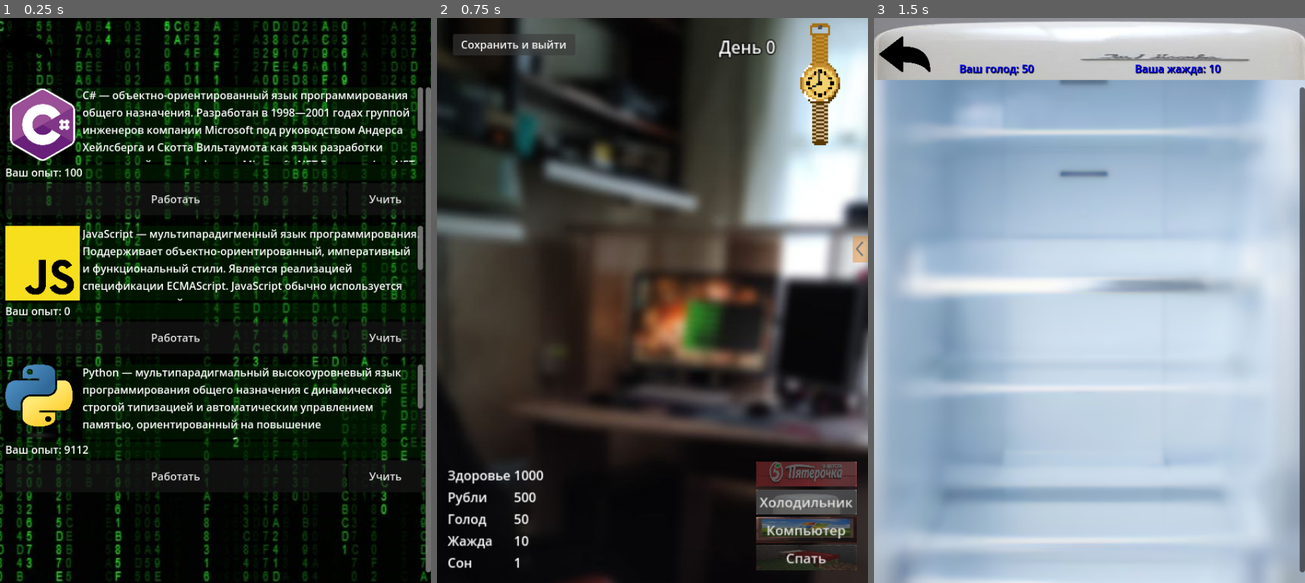
Above: before the commit, frames 1-3 (left to right).
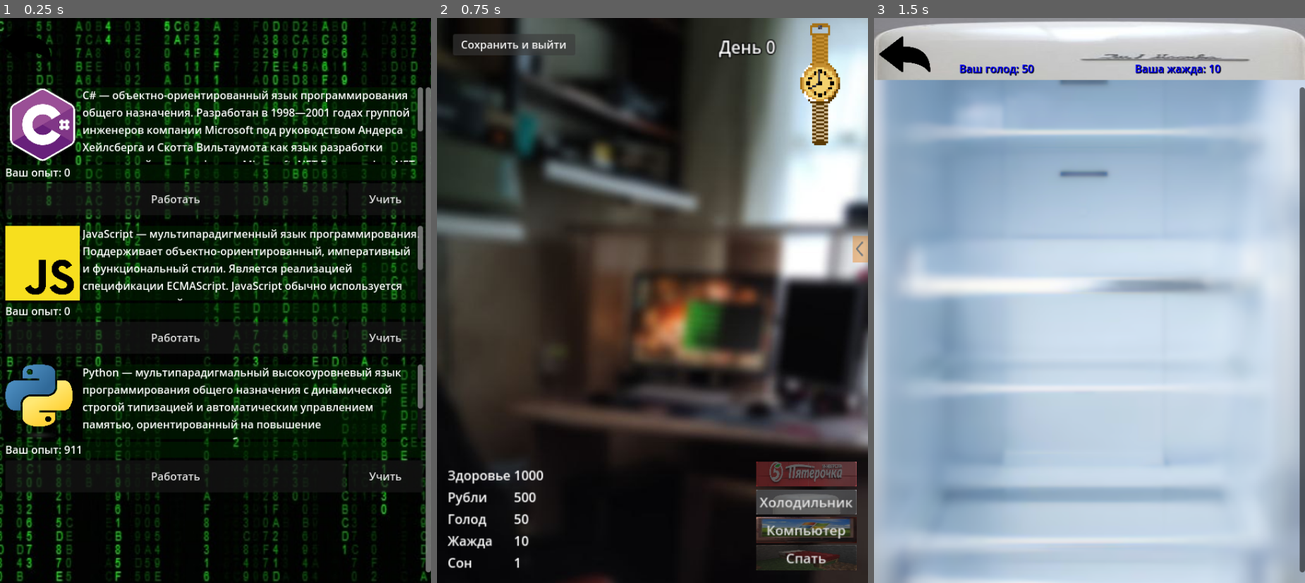
Above: after the commit, the same moments.

Repository: chunchunmaru0000/programmwriter-simulator
Game: Godot game, scene res://scenes/work.tscn
Two runs of this game, one before a commit and one after it. Both use one fixed random seed, a clock stepped at 60 frames per second and the inputs below. This scene is started directly instead of the project's main scene.
Inputs (mouse positions are in pixels of both pictures, inside the frame that each line leads up to):
- Up to frame 1 (0.25 s): no input
- Up to frame 2 (0.75 s): click (462, 46) at 0.5 s
- Up to frame 3 (1.5 s): click "Холодильник" at 1.25 s

The runs differ from the first frame. In frame 1, less than 0.1% of the frame differs, in the area x 14-21%, y 26-78%; in frame 2, nothing differs; in frame 3, nothing differs.

Commit message:
new proper lang datas

Diff:
--- a/scripts/Singleton.gd
+++ b/scripts/Singleton.gd
@@ -45,6 +45,7 @@
 var tabs: bool = true
 
 var learn: bool = false
+var didexps: Dictionary
 
 
 func clear() -> void:
@@ -68,6 +69,10 @@
 	for ill in ills:
 		if ills[ill].active:
 			ills_strs.append(ill)
+
+	var didexp_strs = []
+	for n in didexps:
+		didexp_strs.append(n + '<did>' + didexps[n].did + '<exp>' + str(didexps[n].exp))
 
 	var data_str: String = "\n".join([
 		"hp " + str(hp),
@@ -78,6 +83,7 @@
 		"time " + str(time),
 		"uslugi " + "<usluga>".join(uslugi_strs),
 		"ills " + "<ill>".join(ills_strs),
+		"didexps " + "<didexp>".join(didexp_strs)
 	])
 	for product in fridge:
 		var effects_str: String
@@ -140,7 +146,15 @@
 			if ill in ills:
 				ills[ill].active = true
 
-	var lines_was = 8
+	var didexp_str: String = ' '.join(lines[8].split(' ').slice(1))
+	if didexp_str:
+		var didexp_strs = didexp_str.split('<didexp>')
+		for des in didexp_strs:
+			var nde = des.split('<exp>')
+			var nd = nde[0].split('<did>')
+			didexps[nd[0]] = DidExp.new(nd[1], int(nde[1]))
+
+	var lines_was = 9
 	for i in lines.size() - lines_was:
 		var line_data = lines[i + lines_was].split("<product_param>")
 
@@ -409,3 +423,12 @@
 		self.active = active
 		self.damage_per_hour = damage_per_hour
 		self.desc = desc
+
+
+class DidExp:
+	var did: String
+	var exp: int
+
+	func _init(did: String, exp: int) -> void:
+		self.did = did
+		self.exp = exp
--- a/scripts/chrome.gd
+++ b/scripts/chrome.gd
@@ -86,15 +86,35 @@
 			var data_path: String = lang_path + "data.txt"
 
 			var data_text = FileAccess.open(data_path, FileAccess.READ).get_as_text().split('\n')
-
-			var lang_data: LangData = LangData.new(
-				int(data_text[0].split('=')[1].strip_edges()),
+			var lang_data: LangData
+
+			var exp: int
+			var did: Array
+
+			if lang_name in Singleton.didexps:
+				exp = Singleton.didexps[lang_name].exp
+				did = [] if Singleton.didexps[lang_name].did == '' else Array(Singleton.didexps[lang_name].did.split('|')).map(func(num: String): return int(num))
+			else:
+				exp = 0
+				did = []
+				Singleton.didexps[lang_name] = Singleton.DidExp.new('', 0)
+
+			lang_data = LangData.new(
+				exp,
+				data_text[0].split('=')[1].strip_edges() == '1',
 				data_text[1].split('=')[1].strip_edges() == '1',
-				data_text[2].split('=')[1].strip_edges() == '1',
-				[] if data_text[3].strip_edges() == 'did=' else Array(data_text[3].split('=')[1].split('|')).map(func(num: String): return int(num)),
-				data_text[4].split('=')[1].strip_edges(),
-				data_text[5].split('=')[1].strip_edges()
+				did,
+				data_text[2].split('=')[1].strip_edges(),
+				data_text[3].split('=')[1].strip_edges()
 			)
+			#lang_name = LangData.new(
+				#0 if not lang_name in Singleton.didexps else Singleton.didexps[lang_name].exp,
+				#data_text[1].split('=')[1].strip_edges() == '1',
+				#data_text[2].split('=')[1].strip_edges() == '1',
+				#[] if data_text[3].strip_edges() == 'did=' else Array(data_text[3].split('=')[1].split('|')).map(func(num: String): return int(num)),
+				#data_text[4].split('=')[1].strip_edges(),
+				#data_text[5].split('=')[1].strip_edges()
+			#)
 
 			var img = Image.new()
 			var texture = ImageTexture.new()
@@ -553,9 +573,9 @@
 	draw_money_of(tasks)
 
 
-func do_combo_box(combo_box: OptionButton) -> OptionButton:
+func do_combo_box() -> OptionButton:
 	var combo_box_style: StyleBoxFlat = preload("res://pc_images/chrome/money/offer_panel_style.tres")
-	combo_box = OptionButton.new()
+	var combo_box = OptionButton.new()
 	combo_box.text_overrun_behavior = TextServer.OVERRUN_TRIM_CHAR
 	combo_box.add_theme_font_size_override('font_size', 14)
 	combo_box.add_theme_color_override('font_color', Color('#000000'))
@@ -612,22 +632,22 @@
 	title.custom_minimum_size = Vector2(text_wide, 30)
 
 
-	combo_box_lan = do_combo_box(combo_box_lan)
+	combo_box_lan = do_combo_box()
 	var hbox_lan: HBoxContainer = HBoxContainer.new()
 	hbox_lan.add_child(do_label("Язык: "))
 	hbox_lan.add_child(combo_box_lan)
 
-	combo_box_hard = do_combo_box(combo_box_hard)
+	combo_box_hard = do_combo_box()
 	var hbox_hard: HBoxContainer = HBoxContainer.new()
 	hbox_hard.add_child(do_label("Сложность: "))
 	hbox_hard.add_child(combo_box_hard)
 
-	combo_box_exp = do_combo_box(combo_box_exp)
+	combo_box_exp = do_combo_box()
 	var hbox_exp: HBoxContainer = HBoxContainer.new()
 	hbox_exp.add_child(do_label("Стаж языка: "))
 	hbox_exp.add_child(combo_box_exp)
 
-	combo_box_money = do_combo_box(combo_box_money)
+	combo_box_money = do_combo_box()
 	var hbox_money: HBoxContainer = HBoxContainer.new()
 	hbox_money.add_child(do_label("Бюджет: "))
 	hbox_money.add_child(combo_box_money)
--- a/scripts/fridge.gd
+++ b/scripts/fridge.gd
@@ -154,5 +154,4 @@
 
 
 func _on_back_button_pressed() -> void:
-	Singleton.save_progress()
-	get_tree().change_scene_to_file("res://scenes/game.tscn")
+	Singleton.go_to("res://scenes/game.tscn")
--- a/scripts/menu.gd
+++ b/scripts/menu.gd
@@ -38,6 +38,6 @@
 
 
 func _ready() -> void:
-	Singleton.proj = '/'.join(OS.get_executable_path().split('/').slice(0, -1)) + '/'
+	#Singleton.proj = '/'.join(OS.get_executable_path().split('/').slice(0, -1)) + '/'
 	Singleton.proj = ProjectSettings.globalize_path('res://')
 	print(Singleton.proj)
--- a/scripts/working.gd
+++ b/scripts/working.gd
@@ -263,11 +263,18 @@
 		var data = task.lang.data
 		var text: String = FileAccess.open(task.lang.data_path, FileAccess.READ).get_as_text()
 
+		#if task.lang.name in Singleton.didexps:
+		var didexp = Singleton.didexps[task.lang.name]
+		didexp.exp += 1
+		didexp.did = str(task.code_name) if didexp.did == '' else didexp.did + '|' + str(task.code_name)
+		#else:
+			#pass
+
 		var new_text: String = \
 			'exp=' + str(data.exp + 1) + '\n' + \
 			'slash_n=' + ('1' if data.slash_n else '0') + '\n' + \
 			'tabs=' + ('1' if data.tabs else '0') + '\n' + \
-			'did=' + ('' if data.did.size() == 0 else '|'.join(data.did) + '|') + str(task.code_name) + '\n' + \
+			#'did=' + ('' if data.did.size() == 0 else '|'.join(data.did) + '|') + str(task.code_name) + '\n' + \
 			'comment=' + data.comment + '\n' + \
 			'super_comment=' + data.super_comment
 		var file = FileAccess.open(task.lang.data_path, FileAccess.WRITE)
Not shown, changed: langs/C#/codes/0000.txt
Not shown, changed: langs/C#/data.txt
Not shown, changed: langs/JS/data.txt
Not shown, changed: langs/Python/codes/0003.txt
Not shown, removed: langs/Python/codes/text_py_code00.txt
Not shown, changed: langs/Python/data.txt
Not shown, changed: save.txt
